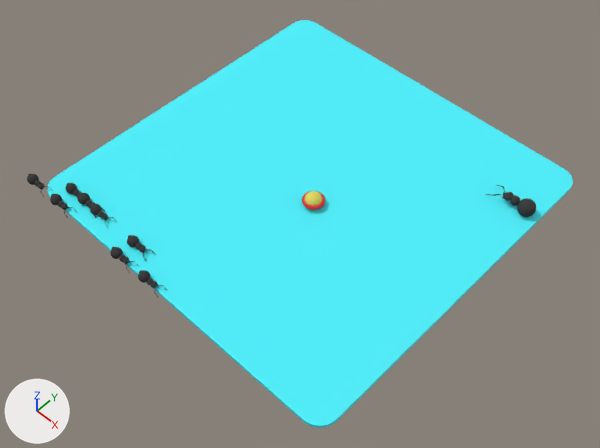
The Blender file ant/project.blend, before and after one commit.
Before and after are seen from a 50 mm camera at (29.7, -11.5, 32.0) aimed at (10.7, 8.3, -1.5). Arrows for +X, +Y and +Z are at lower left; the lights stay in place.

The first picture shows 'Cube', 'Fire_Ant', 'Food', 'ants0', 'ants1', 'ants2', 'ants3', 'ants4', 'ants5', 'ants6', 'ants7', 'ants8', 'ants9'.
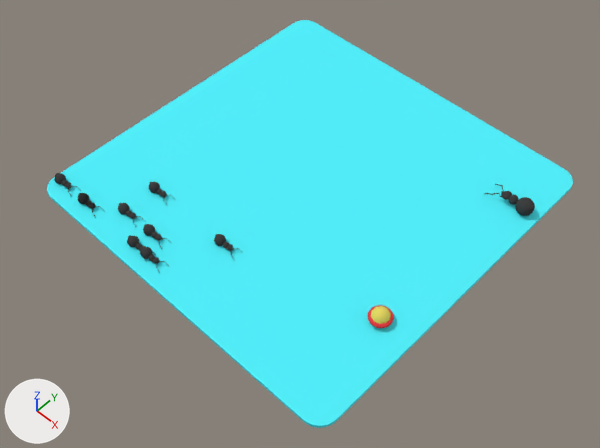
What changed in the scene script:
```text
Change ob_fire_ant:
    ob_fire_ant.location: (18.18, 15.99, 0.23) -> (18.09, 15.99, 0.23)
Change ob_food:
    ob_food.location: (11.0, 9.0, -0.13) -> (18.0, 6.0, -0.13)
Remove ob_ants0:
    ob_ants0 = bpy.data.objects.new('ants0', me_fire_ant_212)
    ob_ants0.location = (0.0, 0.0, 0.0)
Change ob_ants1:
    ob_ants1.location: (2.03, 0.0, 0.0) -> (1.0, 1.0, 0.0)
Change ob_ants2:
    ob_ants2.location: (1.97, 1.0, 0.0) -> (3.0, 1.0, 0.0)
Change ob_ants3:
    ob_ants3.location: (3.0, 1.0, 0.0) -> (5.0, 4.0, 0.0)
Change ob_ants4:
    ob_ants4.location: (3.01, 1.03, 0.0) -> (3.0, 1.0, 0.0)
Change ob_ants5:
    ob_ants5.location: (4.03, 1.0, 0.0) -> (7.0, 1.0, 0.0)
Change ob_ants6:
    ob_ants6.location: (6.99, 1.01, 0.0) -> (7.0, 2.0, 0.0)
Change ob_ants7:
    ob_ants7.location: (6.99, 1.0, 0.0) -> (8.0, 1.0, 0.0)
Change ob_ants8:
    ob_ants8.location: (6.97, 0.0, 0.0) -> (5.0, 2.0, 0.0)
Change ob_ants9:
    ob_ants9.location: (9.03, 0.03, 0.0) -> (10.0, 4.0, 0.0)
```

Where the change shows, as pixel boxes (x1, y1, x2, y2) in the pictures (600 x 448 px):
'Food', moved
    before: (302, 191, 325, 210)
    after: (367, 305, 394, 328)
'Fire_Ant', moved
    before: (486, 185, 536, 217)
    after: (485, 184, 535, 216)
'ants9', moved
    before: (138, 270, 168, 297)
    after: (214, 234, 243, 259)
'ants8', moved
    before: (111, 247, 139, 273)
    after: (118, 203, 145, 227)
'ants1', moved
    before: (50, 194, 77, 218)
    after: (54, 173, 81, 197)
'ants5', moved
    before: (90, 204, 117, 228)
    after: (127, 235, 156, 262)
'ants7', moved
    before: (127, 236, 156, 261)
    after: (140, 247, 169, 273)
'ants6', moved
    before: (129, 235, 151, 257)
    after: (143, 224, 171, 249)
'ants3', moved
    before: (78, 193, 96, 218)
    after: (149, 182, 176, 205)
'ants4', moved
    before: (81, 193, 105, 217)
    after: (78, 193, 100, 218)
'ants0', deleted
    before: (27, 174, 53, 197)
'ants2', moved (not visible afterwards)
    before: (66, 183, 92, 206)
